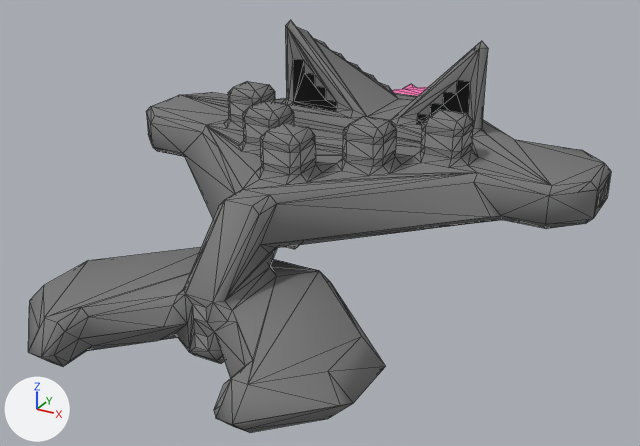
The OBJ model src/jsMain/resources/meshes/felinae-2-margay-class.obj: old version first, new version second.
Rendered twice from a 50 mm lens placed at (28.6, -51.6, -25.6), pointed at (0.9, -1.3, -50.7). Arrows for +X, +Y and +Z are at lower left; the lights stay in place. Mesh edges are drawn as thin lines. Where no turn or scale is listed for an object, it has been applied to the vertices.

In view in the first picture: 'felinae-2-margay-class'.
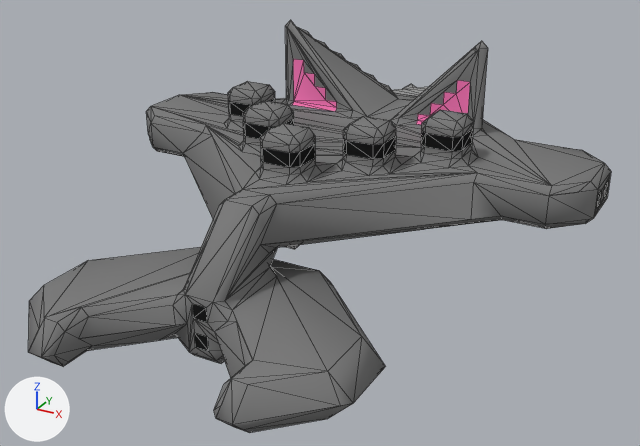
The newer file is also turned or shifted as a whole; pictures and numbers use the older file's frame.

Pixel boxes [x1, y1, x2, y2] of what changed, in the pictures (640 x 446 px; the box of a moved part takes in the faces that stretch with it):
```json
{"part": 1, "of": "me_felinae_2_margay_class", "change": "moved or reshaped", "before": [54, 27, 607, 403], "after": [54, 27, 607, 403]}
{"part": 2, "of": "me_felinae_2_margay_class", "change": "surface changed", "before": [194, 59, 608, 351], "after": [194, 59, 608, 351]}
```

The change, as JSON lines over the scene's bpy script:
```json
{"block": "me_felinae_2_margay_class", "where": "# used by ob_felinae_2_margay_class; location = (0.0, 0.0, 0.0)"}
{"op": "remove", "block": "me_felinae_2_margay_class", "code": "me_felinae_2_margay_class.from_pydata(...)  # 700 vertices, 1293 faces; spans x -18.5..18.5, y -21.5..21.5, z -55.2..-39.2"}
{"op": "add", "block": "me_felinae_2_margay_class", "code": "me_felinae_2_margay_class.from_pydata(...)  # 703 vertices, 1302 faces; spans x -18.5..18.5, y -21.5..21.5, z -55.2..-39.2"}
{"block": "me_felinae_2_margay_class", "change": "me_felinae_2_margay_class part 1"}
{"block": "me_felinae_2_margay_class", "change": "5 vertices are removed from x -9.0..6.0, y -7.5..18.7, z -52.7..-46.2"}
{"block": "me_felinae_2_margay_class", "change": "161 faces are deleted"}
{"block": "me_felinae_2_margay_class", "change": "4 vertices move from x -2.0..12.5, y -15.5..1.0, z -53.2..-48.7 to x -1.5..11.5, y -16.5..0.0, z -54.2..-48.7"}
{"block": "me_felinae_2_margay_class", "change": "8 vertices are added at x -18.0..9.0, y -6.0..14.0, z -52.7..-41.7"}
{"block": "me_felinae_2_margay_class", "change": "170 new faces join them"}
{"block": "me_felinae_2_margay_class", "change": "me_felinae_2_margay_class part 2: 179 kept faces spanning x -17.5..18.5, y -14.5..21.5, z -54.2..-42.2 get new texture (UV) coordinates"}
```
